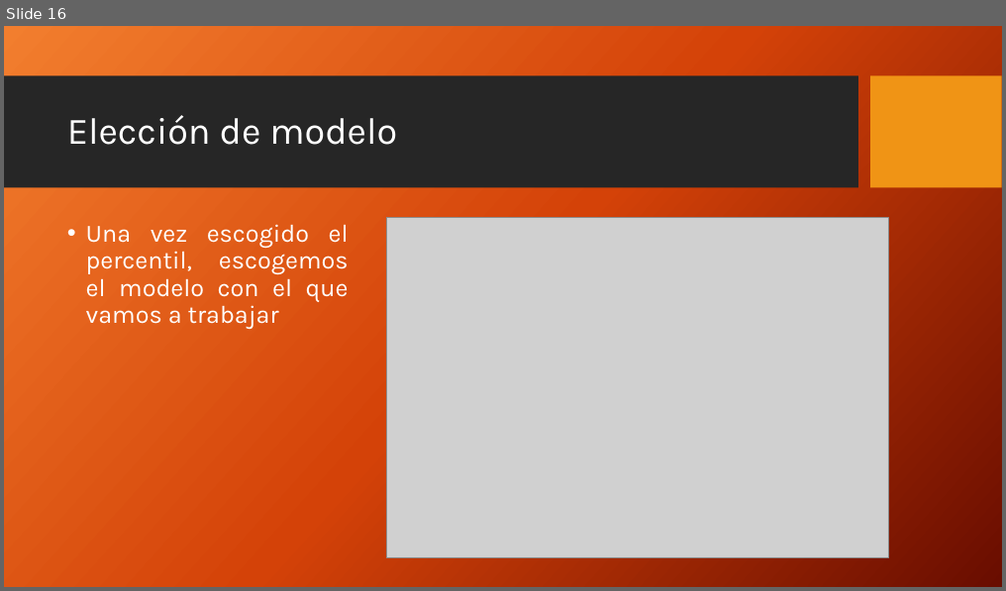
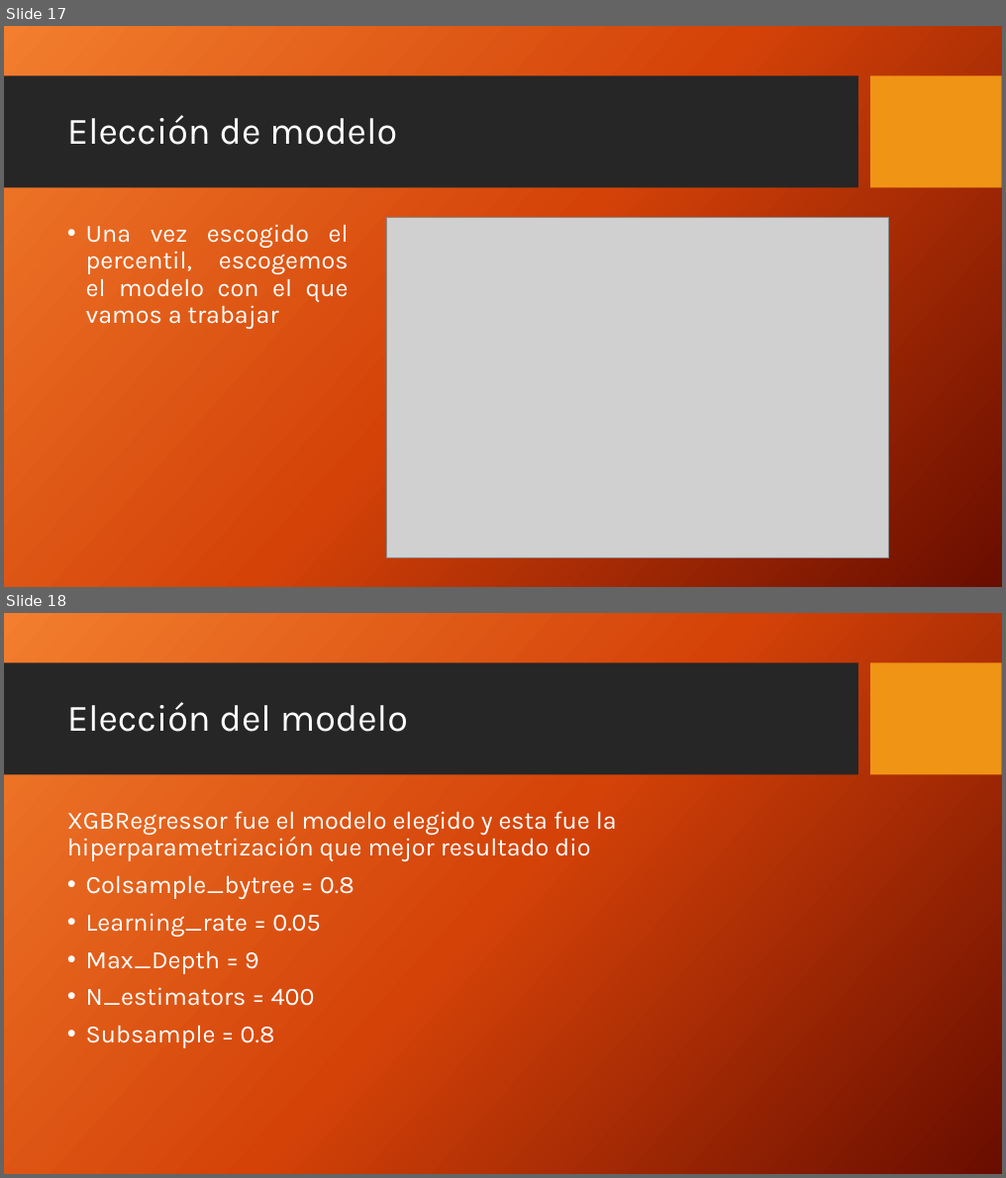
Before and after one commit to Volkmar87/FONSICAR, a slide deck: Coches_proyecto_final_ML/Fonsicar.pptx. Shown one above the other, each under a label of ours: slide 16 before the commit, slides 17 and 18 after it. The pictures are 1006x591 and 1006x1178 pixels, drawn with LibreOffice and Linux fonts; fonts in the diff are those of the drawing; grey boxes stand for pictures; background and template pictures are left out. Boxes give left, top, right and bottom in pixels: in the first picture for what was removed or moved away, otherwise in the second. Text is boxed around its words. In the diff, an @@ line names an element or a change of style, - is before the commit and + after.

```diff
--- a/Coches_proyecto_final_ML/Fonsicar.pptx
+++ b/Coches_proyecto_final_ML/Fonsicar.pptx
@@ slide 18 added at [4, 613, 1002, 1174], background picture (left out); not listed: 2 template elements that a slide beside it also shows @@
@@ title added at [67, 702, 408, 732], 36 pt, text #FFFFFF @@
+Elección del modelo
@@ text added at [67, 811, 617, 1049], 24 pt, text #FFFFFF @@
+XGBRegressor fue el modelo elegido y esta fue la hiperparametrización que mejor resultado dio
+• Colsample_bytree = 0.8
+• Learning_rate = 0.05
+• Max_Depth = 9
+• N_estimators = 400
+• Subsample = 0.8
@@ what was slide 16 is now slide 17 @@
```
Also in this commit, not shown: 1 slide changed, 2 other slides added.
